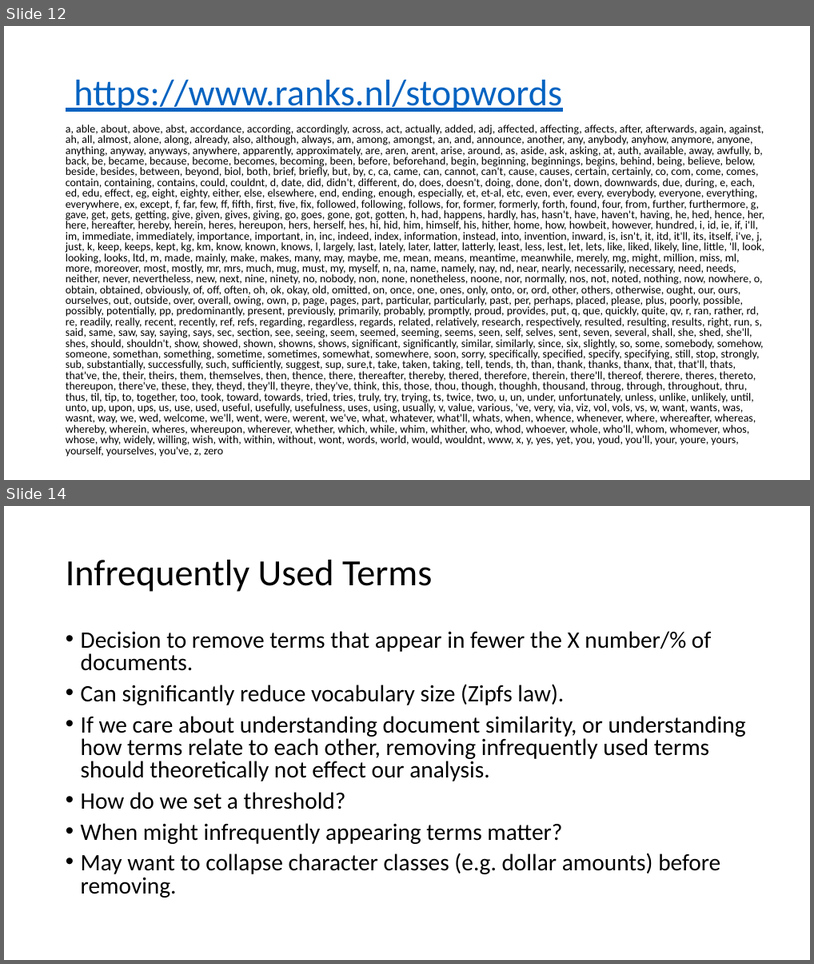
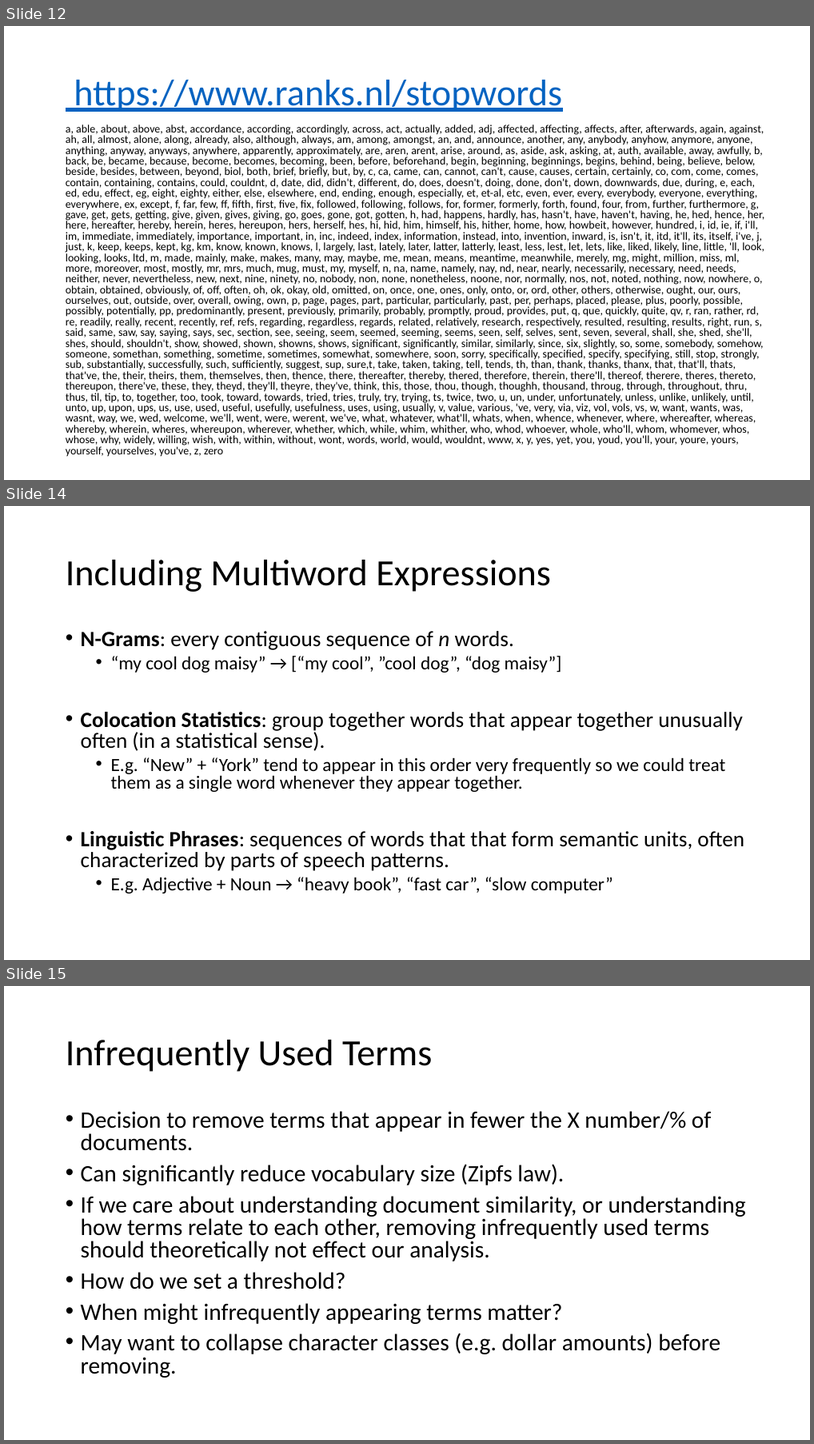
Before and after one commit to matthewjdenny/PPOL_628_Text_As_Data, a slide deck: Lectures/Class_3.pptx. Shown one above the other, each under a label of ours: slides 12 and 14 before the commit, slides 12, 14 and 15 after it; the slides between them are not shown. The pictures are 814x964 and 814x1444 pixels, drawn with LibreOffice and Linux fonts; fonts in the diff are those of the drawing. Boxes give left, top, right and bottom in pixels: in the first picture for what was removed or moved away, otherwise in the second. Text is boxed around its words. In the diff, an @@ line names an element or a change of style, - is before the commit and + after.

```diff
--- a/Lectures/Class_3.pptx
+++ b/Lectures/Class_3.pptx
@@ slide 14 added at (x1=4, y1=506, x2=810, y2=960), background #FFFFFF @@
@@ title added at (x1=66, y1=560, x2=551, y2=592), 44 pt, text #000000 @@
+Including Multiword Expressions
@@ text added at (x1=81, y1=631, x2=745, y2=893), 25.9 pt, text #000000 @@
+• N-Grams: every contiguous sequence of n words.
+  • “my cool dog maisy” → [“my cool”, ”cool dog”, “dog maisy”]
+• Colocation Statistics: group together words that appear together unusually often (in a statistical sense).
+  • E.g. “New” + “York” tend to appear in this order very frequently so we could treat them as a single word whenever they appear together.
+• Linguistic Phrases: sequences of words that that form semantic units, often characterized by parts of speech patterns.
+  • E.g. Adjective + Noun → “heavy book”, “fast car”, “slow computer”
@@ what was slide 14 is now slide 15 @@
```
Also in this commit, not shown: 5 slides changed, 1 other file.
